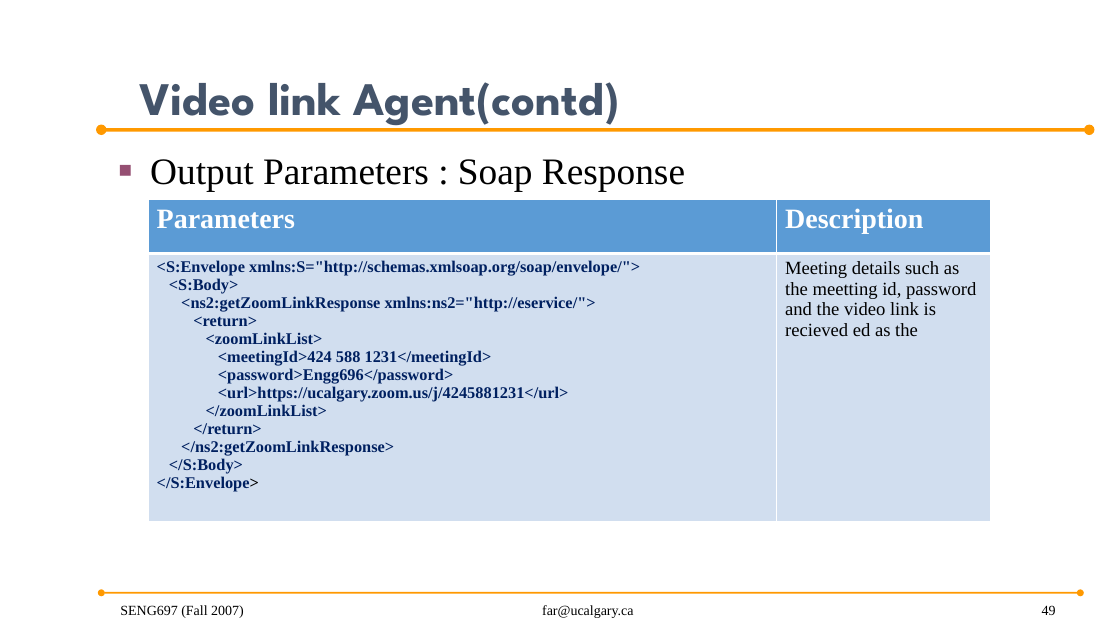
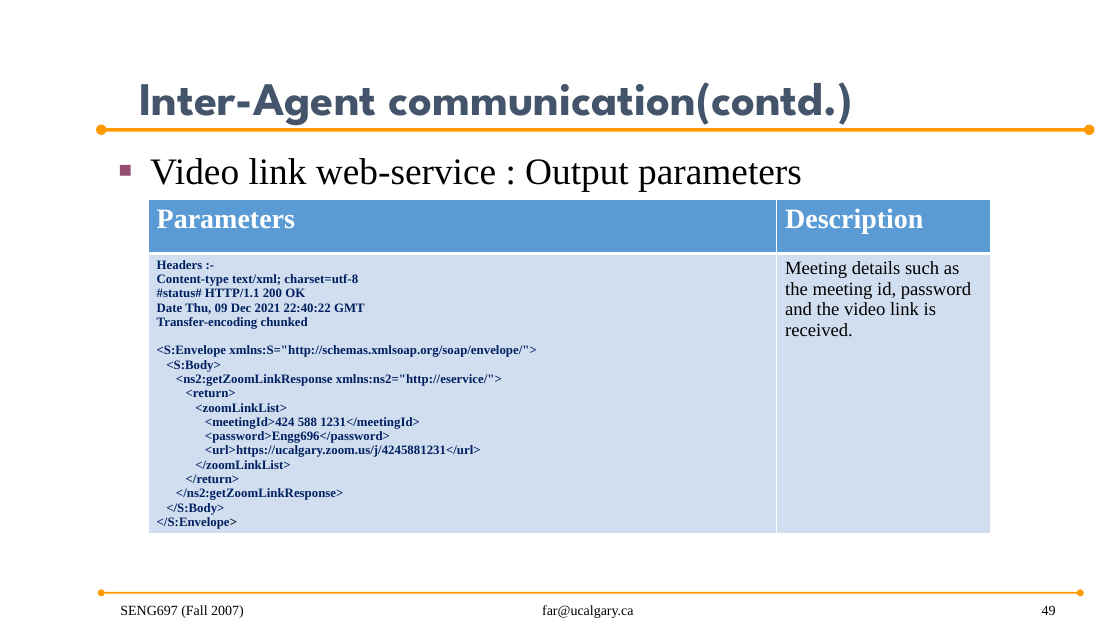
Before and after one commit to anish30145784/SENG696_GroupD, a slide deck: slide 49 of GroupD_ProjectPresentation .pptx. Drawn at 1120x630 pixels with LibreOffice and Linux fonts; fonts in the diff are those of the drawing; background and template pictures are left out. Boxes give left, top, right and bottom in pixels: in the first picture for what was removed or moved away, otherwise in the second. Text is boxed around its words. In the diff, an @@ line names an element or a change of style, - is before the commit and + after.

Commit message:
made some layout changes and added description for the inter agent communication

```diff
--- a/GroupD_ProjectPresentation .pptx
+++ b/GroupD_ProjectPresentation .pptx
@@ title at (139,82,853,129): text changed @@
-Video link Agent(contd)
+Inter-Agent communication(contd.)
@@ text at (150,158,802,192): text changed @@
-■ Output Parameters : Soap Response
+■ Video link web-service : Output parameters
@@ table at (149,200,991,555) @@
@@ row 2, column 1: "<S:Envelope xmlns:S="http://schemas.xmlsoap.org/soap/envelope/"> / <S:Body> / <ns2:getZoomLinkResponse xmlns:ns2="http://eservice/"> / <return> / <zoomLinkList> / <meetingId>424 588 1231</meetingId> / <password>Engg696</password> / <url>https://ucalgary.zoom.us/j/4245881231</url> / </zoomLinkList> / </return> / </ns2:getZoomLinkResponse> / </S:Body> / </S:Envelope>" to "Headers :- / Content-type text/xml; charset=utf-8 / #status# HTTP/1.1 200 OK / Date Thu, 09 Dec 2021 22:40:22 GMT / Transfer-encoding chunked / <S:Envelope xmlns:S="http://schemas.xmlsoap.org/soap/envelope/"> / <S:Body> / <ns2:getZoomLinkResponse xmlns:ns2="http://eservice/"> / <return> / <zoomLinkList> / <meetingId>424 588 1231</meetingId> / <password>Engg696</password> / <url>https://ucalgary.zoom.us/j/4245881231</url> / </zoomLinkList> / </return> / </ns2:getZoomLinkResponse> / </S:Body> / </S:Envelope>" @@
-row 2, column 2: Meeting details such as the meetting id, password and the video link is recieved ed as the
+row 2, column 2: Meeting details such as the meeting id, password and the video link is received.
```
Also in this commit, not shown: 9 other slides changed, 3 slides added, 7 other files.
